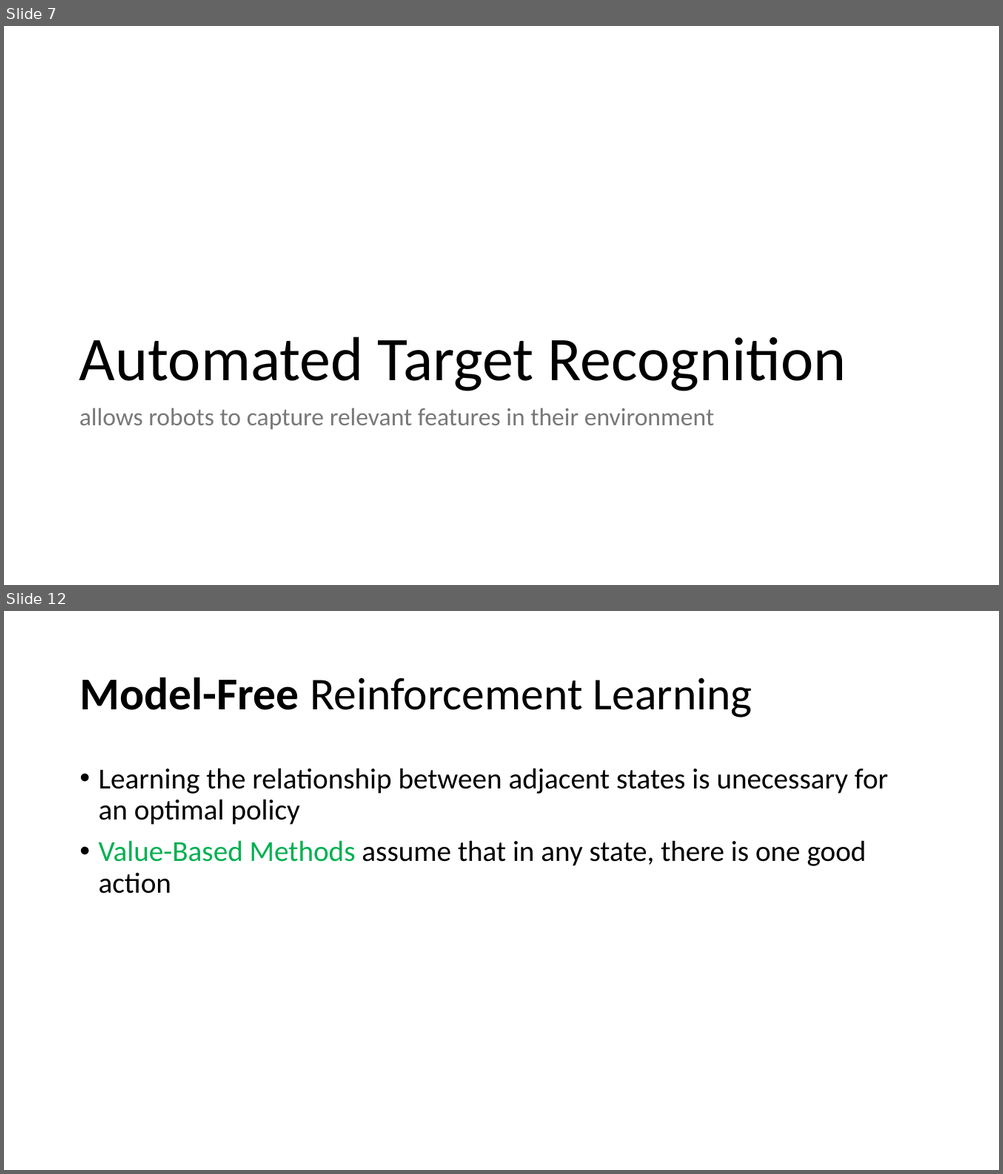
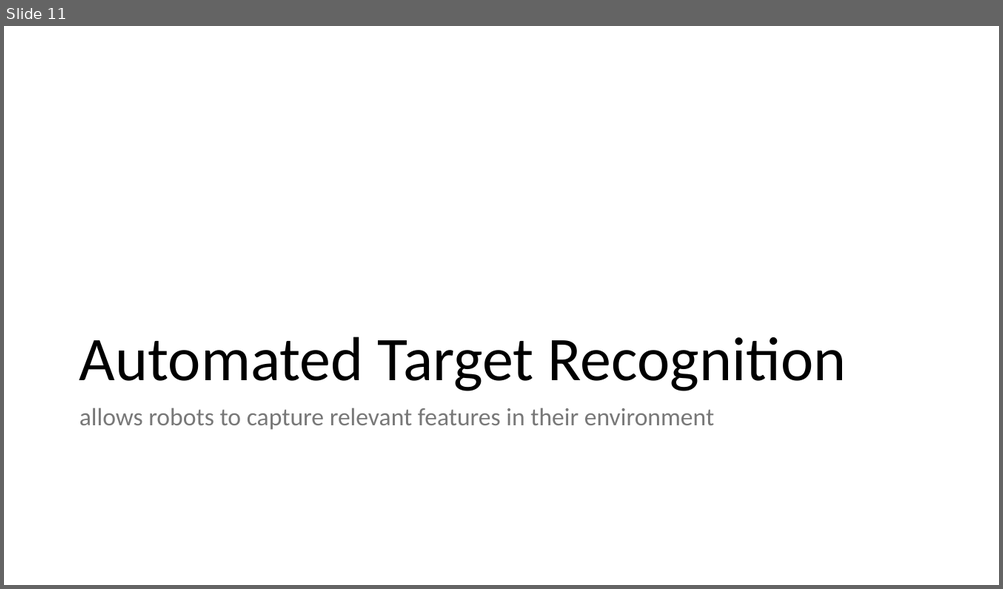
Before and after one commit to akshaygulabrao/flappybird-monorepo, a slide deck: Slides.pptx. Shown one above the other, each under a label of ours: slides 7 and 12 before the commit, slide 11 after it; the slides between them are not shown. The pictures are 1003x1174 and 1003x589 pixels, drawn with LibreOffice and Linux fonts; fonts in the diff are those of the drawing. Boxes give left, top, right and bottom in pixels: in the first picture for what was removed or moved away, otherwise in the second. Text is boxed around its words. In the diff, an @@ line names an element or a change of style, - is before the commit and + after.

```diff
--- a/Slides.pptx
+++ b/Slides.pptx
@@ slide 12 removed at [4, 611, 999, 1170], background #FFFFFF @@
@@ title removed at [79, 677, 752, 718] @@
-Model-Free Reinforcement Learning
@@ text removed at [99, 768, 888, 894] @@
-• Learning the relationship between adjacent states is unecessary for an optimal policy
-• Value-Based Methods assume that in any state, there is one good action
@@ what was slide 7 is now slide 11 @@
```
Also in this commit, not shown: 5 slides changed, 10 slides added, 1 other slide removed, 12 other files.
